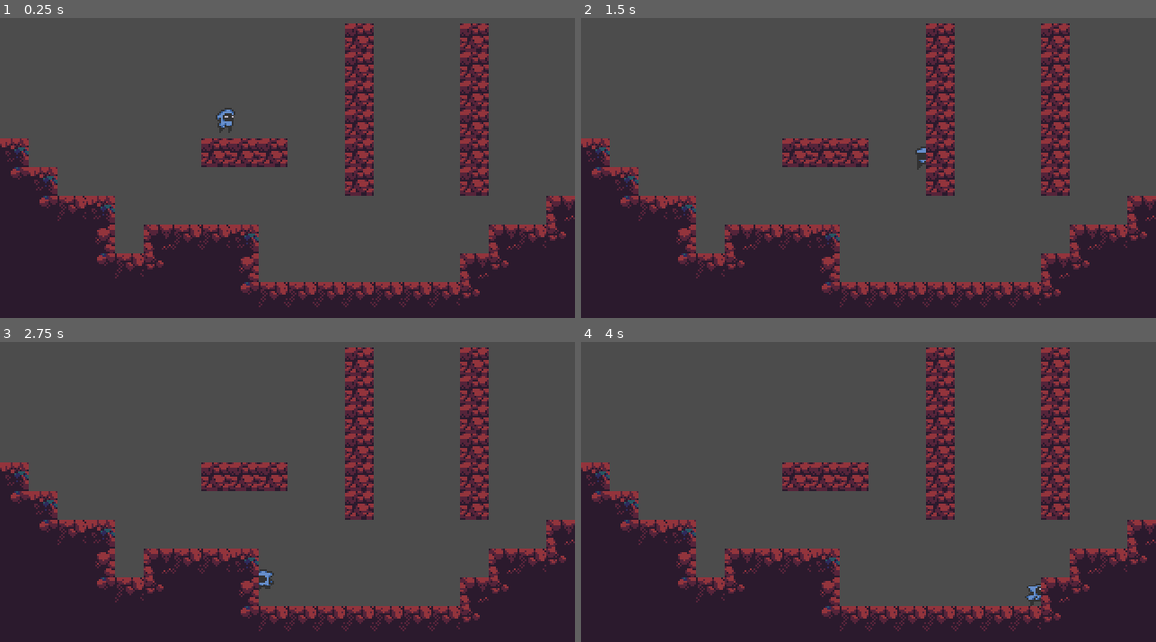
Above: before the commit, frames 1-4 (two rows, left to right).
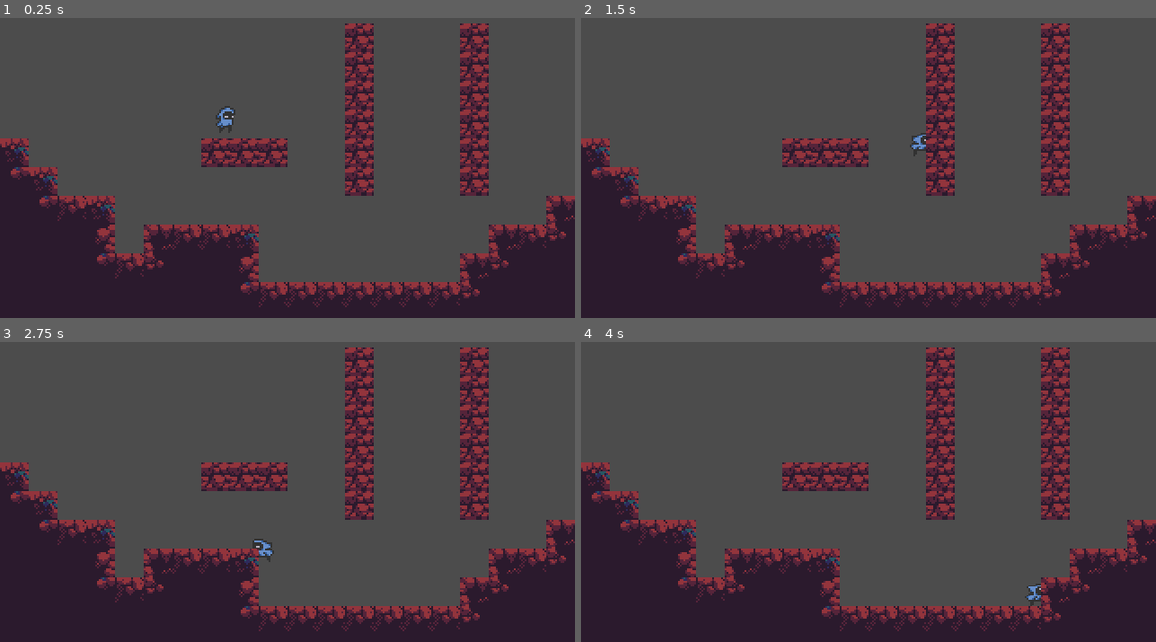
Above: after the commit, the same moments.

Repository: Vanberk1/apocalypse-survival
Game: Godot game, scene res://scenes/Level.tscn
Two runs of this game, one before a commit and one after it. Both use one fixed random seed, a clock stepped at 60 frames per second and the inputs below.
Inputs:
- Up to frame 1 (0.25 s): no input
- Up to frame 2 (1.5 s): tap Enter (ui_accept) at 0.5, 0.77 s; hold Right (ui_right) from 0.53 s (still down)
- Up to frame 3 (2.75 s): tap Enter (ui_accept) at 1.52 s; release Right (ui_right) at 2.03 s; hold Left (ui_left) from 2.03 s (still down)
- Up to frame 4 (4 s): release Left (ui_left) at 2.78 s; hold Right (ui_right) from 2.78 s (still down); tap Enter (ui_accept) at 3.02, 3.77 s

The runs differ from the first frame. In frame 1, less than 0.1% of the frame differs, in the area x 37-41%, y 29-37%; in frame 2, 0.2%; in frame 3, 0.3%, in the area x 43-48%, y 65-83%; in frame 4, nothing differs.

Commit message:
Wall jump speed fixed

Diff:
--- a/project.godot
+++ b/project.godot
@@ -10,6 +10,7 @@
 
 _global_script_classes=[  ]
 _global_script_class_icons={
+
 }
 
 [application]
--- a/scenes/Character.gd
+++ b/scenes/Character.gd
@@ -39,14 +39,14 @@
 			motion.y = -jump_force
 			jump_number -= 1
 			if not is_on_floor() and nextToRightWall():
-				motion.x -= wallJump
-				motion.y -= jumpWall
+				motion.x -= wallJump * delta
+				motion.y -= jumpWall * delta
 			if not is_on_floor() and nextToLeftWall():
-				motion.x += wallJump
-				motion.y -= jumpWall
+				motion.x += wallJump * delta
+				motion.y -= jumpWall * delta
 
 		if nextToWall() and motion.y > 30:
-			motion.y = 30
+			motion.y = 30 * delta
 			if nextToRightWall():
 				sprite.flip_h = true
 				sprite.play("slideWall")
@@ -78,6 +78,7 @@
 
 func dash():
 	max_speed = 1400
+
 	$Timer.start()
 
 func _on_Timer_timeout():
--- a/scenes/Character.tscn
+++ b/scenes/Character.tscn
@@ -21,31 +21,31 @@
 
 [sub_resource type="AtlasTexture" id=5]
 atlas = ExtResource( 1 )
-region = Rect2( 0, 16, 16, 16 )
+region = Rect2( 32, 128, 16, 16 )
 
 [sub_resource type="AtlasTexture" id=6]
 atlas = ExtResource( 1 )
-region = Rect2( 16, 16, 16, 16 )
+region = Rect2( 0, 16, 16, 16 )
 
 [sub_resource type="AtlasTexture" id=7]
 atlas = ExtResource( 1 )
-region = Rect2( 32, 16, 16, 16 )
+region = Rect2( 16, 16, 16, 16 )
 
 [sub_resource type="AtlasTexture" id=8]
 atlas = ExtResource( 1 )
-region = Rect2( 48, 16, 16, 16 )
+region = Rect2( 32, 16, 16, 16 )
 
 [sub_resource type="AtlasTexture" id=9]
 atlas = ExtResource( 1 )
-region = Rect2( 64, 16, 16, 16 )
+region = Rect2( 48, 16, 16, 16 )
 
 [sub_resource type="AtlasTexture" id=10]
 atlas = ExtResource( 1 )
+region = Rect2( 64, 16, 16, 16 )
+
+[sub_resource type="AtlasTexture" id=11]
+atlas = ExtResource( 1 )
 region = Rect2( 80, 16, 16, 16 )
-
-[sub_resource type="AtlasTexture" id=14]
-atlas = ExtResource( 1 )
-region = Rect2( 32, 128, 16, 16 )
 
 [sub_resource type="SpriteFrames" id=12]
 animations = [ {
@@ -54,14 +54,14 @@
 "name": "idle",
 "speed": 5.0
 }, {
-"frames": [ SubResource( 5 ), SubResource( 6 ), SubResource( 7 ), SubResource( 8 ), SubResource( 9 ), SubResource( 10 ) ],
+"frames": [ SubResource( 5 ) ],
+"loop": true,
+"name": "slideWall",
+"speed": 5.0
+}, {
+"frames": [ SubResource( 6 ), SubResource( 7 ), SubResource( 8 ), SubResource( 9 ), SubResource( 10 ), SubResource( 11 ) ],
 "loop": true,
 "name": "run",
-"speed": 5.0
-}, {
-"frames": [ SubResource( 14 ) ],
-"loop": true,
-"name": "slideWall",
 "speed": 5.0
 } ]
 
@@ -76,7 +76,6 @@
 scale = Vector2( 1, 0.917411 )
 frames = SubResource( 12 )
 animation = "idle"
-frame = 2
 playing = true
 
 [node name="CollisionShape2D" type="CollisionShape2D" parent="."]
@@ -98,5 +97,4 @@
 [node name="Timer" type="Timer" parent="."]
 wait_time = 0.2
 one_shot = true
-
 [connection signal="timeout" from="Timer" to="." method="_on_Timer_timeout"]
